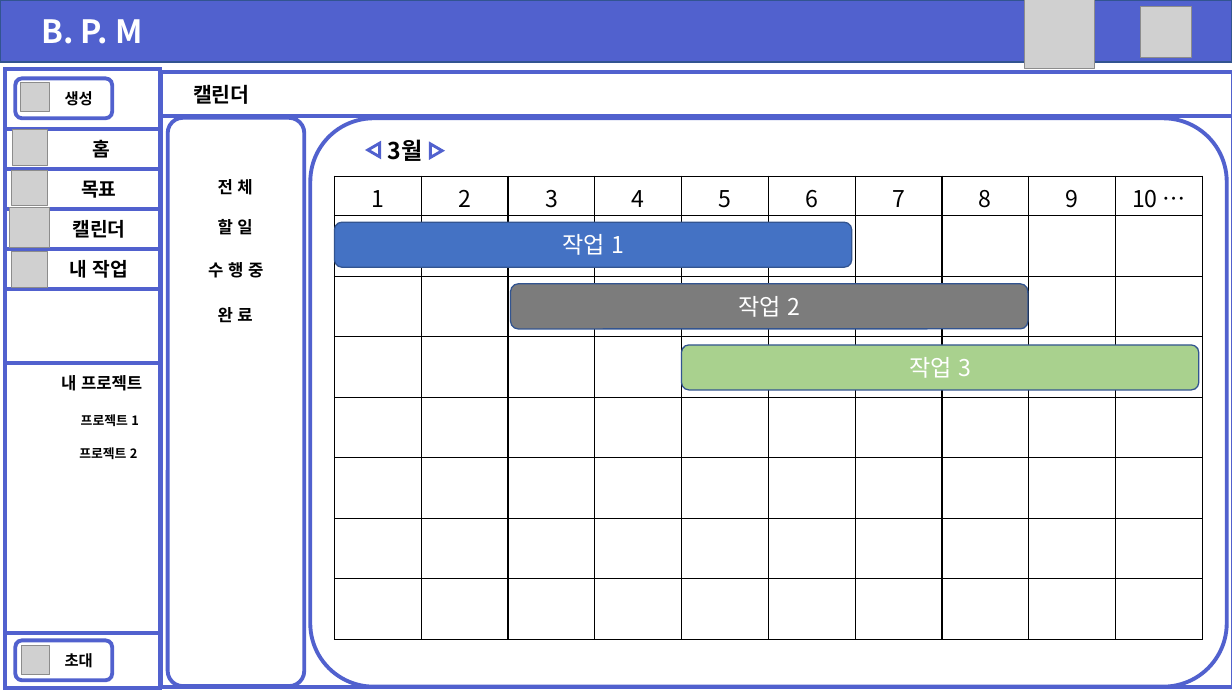
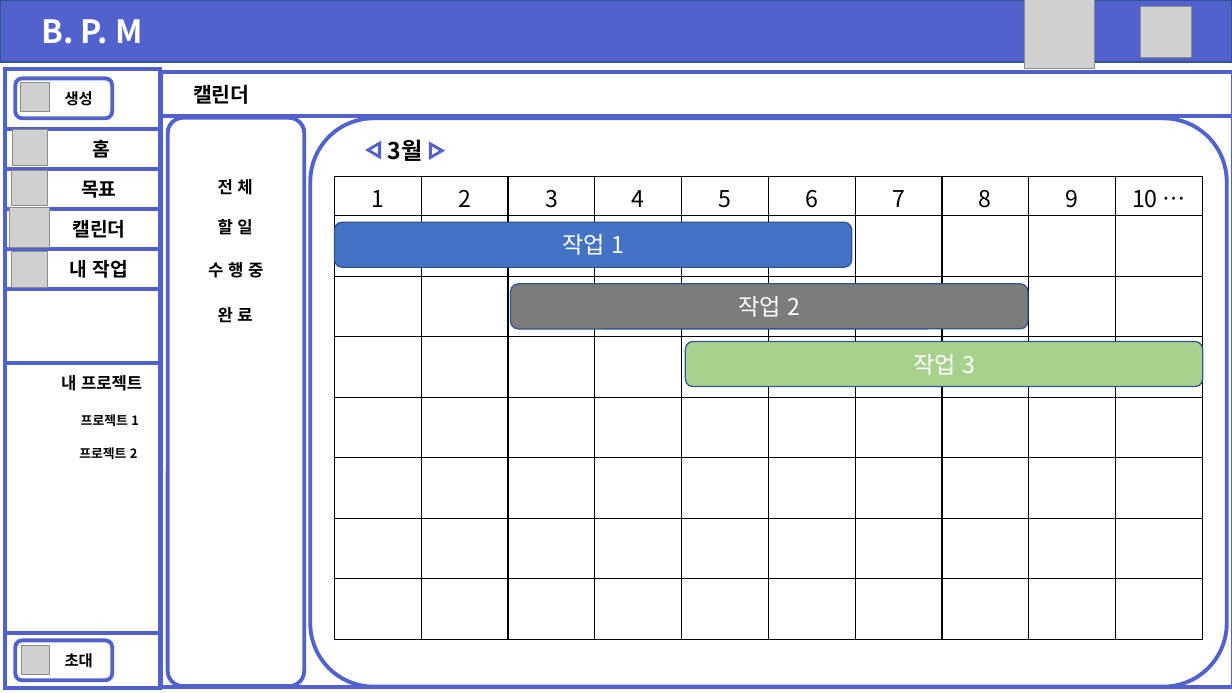
Before and after one commit to ShinHyeonSeong/Final, a slide deck: slide 11 of 기획 UI/UI/UI.pptx (slide 9 before the commit). Drawn at 1232x693 pixels with LibreOffice and Linux fonts; fonts in the diff are those of the drawing; grey boxes stand for pictures. Boxes give left, top, right and bottom in pixels: in the first picture for what was removed or moved away, otherwise in the second. Text is boxed around its words. In the diff, an @@ line names an element or a change of style, - is before the commit and + after.

```diff
--- a/기획 UI/UI/UI.pptx
+++ b/기획 UI/UI/UI.pptx
@@ rounded rectangle "작업 3" moved from (x1=682, y1=345, x2=1200, y2=390) to (x1=686, y1=342, x2=1203, y2=387) @@
```
Also in this commit, not shown: 6 other slides changed, 7 slides added, 14 other files.
